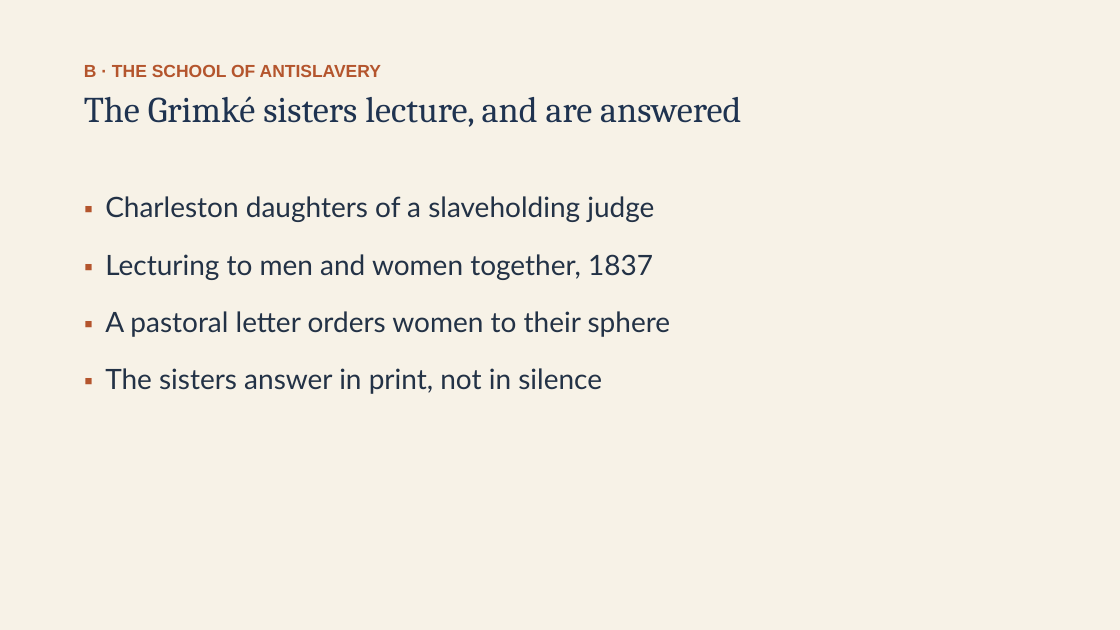
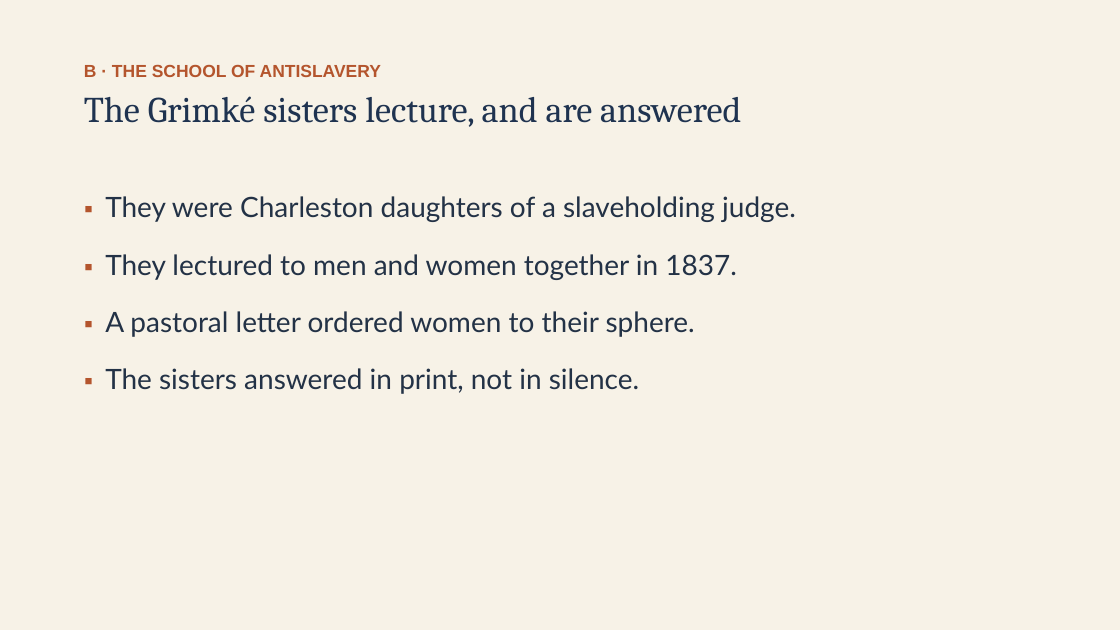
Before and after one commit to ab17gthb/humanities-curriculum-group, a slide deck: slide 9 of jackson-reform/lesson-08/lesson-08-slides.pptx. Drawn at 1120x630 pixels with LibreOffice and Linux fonts; fonts in the diff are those of the drawing. Boxes give left, top, right and bottom in pixels: in the first picture for what was removed or moved away, otherwise in the second. Text is boxed around its words. In the diff, an @@ line names an element or a change of style, - is before the commit and + after.

```diff
--- a/jackson-reform/lesson-08/lesson-08-slides.pptx
+++ b/jackson-reform/lesson-08/lesson-08-slides.pptx
@@ text at (105,196,796,394): text changed @@
-▪ Charleston daughters of a slaveholding judge
-▪ Lecturing to men and women together, 1837
-▪ A pastoral letter orders women to their sphere
-▪ The sisters answer in print, not in silence
+▪ They were Charleston daughters of a slaveholding judge.
+▪ They lectured to men and women together in 1837.
+▪ A pastoral letter ordered women to their sphere.
+▪ The sisters answered in print, not in silence.
```
Also in this commit, not shown: 12 other slides changed, 6 other files.
